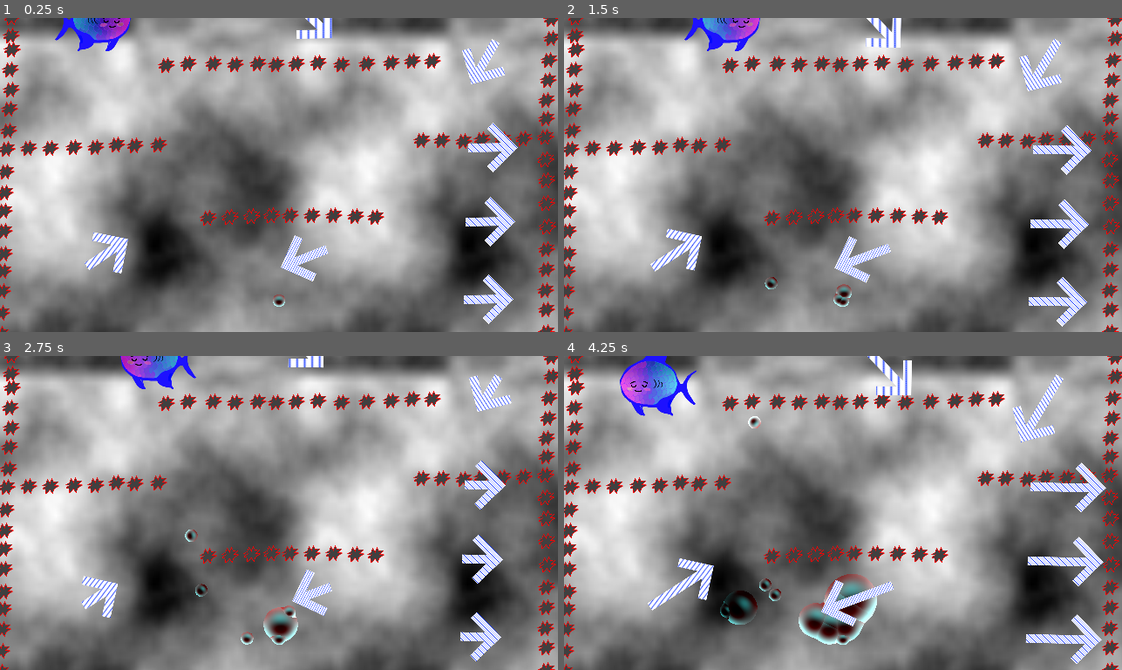
Above: before the commit, frames 1-4 (two rows, left to right).
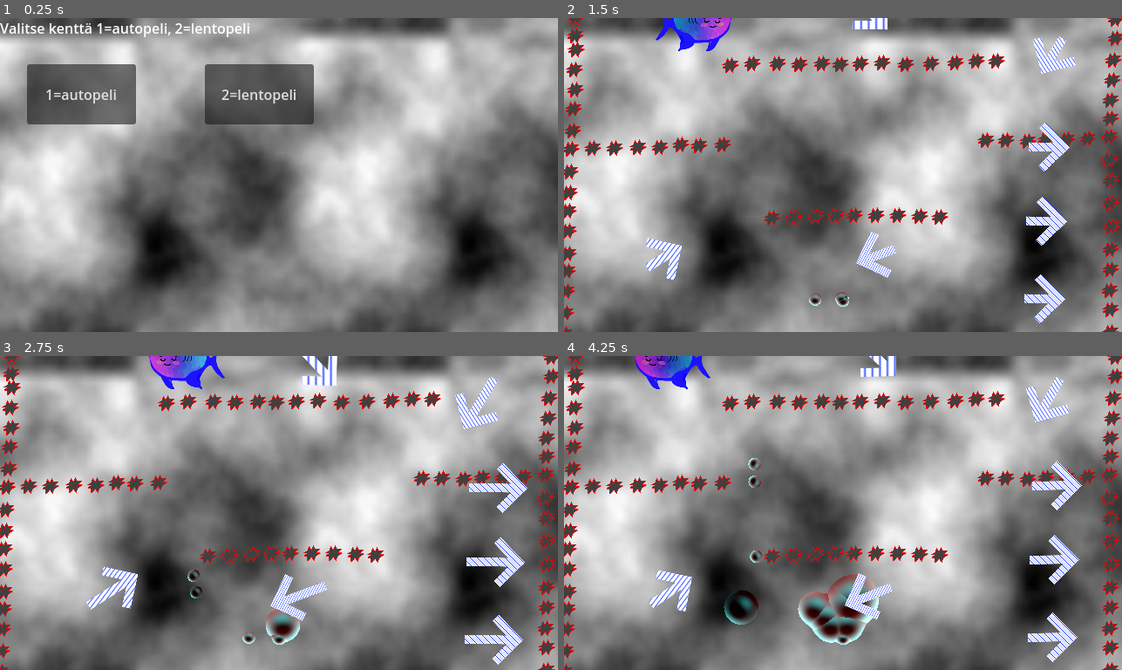
Above: after the commit, the same moments.

Repository: Raattis/ggj25
Game: Godot game, scene res://päävalikko.tscn
Same seed, same stepped clock (60 frames per second), same inputs: the game is played once before the commit and once after it. Before the commit the project starts from res://riku/maailma.tscn. The engine's default icon, where the game draws it, is replaced by a stand-in: a white triangle on a blue panel in a dark square.
Inputs (mouse positions are in pixels of both pictures, inside the frame that each line leads up to):
- Up to frame 1 (0.25 s): no input
- Up to frame 2 (1.5 s): click (647, 93) at 0.5 s, where only the run after the commit has a clickable "1=autopeli"; move the mouse to (965, 159) at 1.27 s; hold Space (launch) from 1.28 s (still down); click (965, 159) at 1.42 s
- Up to frame 3 (2.75 s): right-click (401, 497) at 1.55 s; release Space (launch) at 2 s; drag from (167, 528) to (295, 604) at 2.02 s
- Up to frame 4 (4.25 s): move the mouse to (898, 443) at 2.77 s; press the mouse at (898, 443) at 2.78 s; tap Space (launch) at 3.05 s; release the mouse at (898, 443) at 3.5 s; drag from (815, 575) to (681, 585) at 3.52 s

The runs differ from the first frame. In frame 1, 16% of the frame differs, in the area x 0-100%, y 0-100%; in frame 2, 6.9%; in frame 3, 7.1%; in frame 4, 9.0%.

Commit message:
Lento: lisää kamera

Diff:
--- /dev/null
+++ b/godot-project/kakkospeli.gd
@@ -0,0 +1,9 @@
+extends Button
+
+
+func _on_button_down():
+	get_tree().change_scene_to_file("res://tomi/flying_game.tscn")
+
+func _input(event):
+	if event.as_text() == "2":
+		_on_button_down()
--- a/godot-project/project.godot
+++ b/godot-project/project.godot
@@ -11,7 +11,7 @@
 [application]
 
 config/name="ggj25"
-run/main_scene="res://riku/maailma.tscn"
+run/main_scene="uid://brhlxk77fejkw"
 config/features=PackedStringArray("4.4", "GL Compatibility")
 config/icon="res://icon.svg"
 
@@ -65,6 +65,11 @@
 "events": [Object(InputEventMouseButton,"resource_local_to_scene":false,"resource_name":"","device":-1,"window_id":0,"a …(253 unchanged characters)…
 ]
 }
+laukaise={
+"deadzone": 0.2,
+"events": [Object(InputEventKey,"resource_local_to_scene":false,"resource_name":"","device":-1,"window_id":0,"alt_pressed":false,"shift_pressed":false,"ctrl_pressed":false,"meta_pressed":false,"pressed":false,"keycode":0,"physical_keycode":32,"key_label":0,"unicode":32,"location":0,"echo":false,"script":null)
+]
+}
 
 [physics]
 
--- /dev/null
+++ b/godot-project/päävalikko.tscn
@@ -0,0 +1,38 @@
+[gd_scene load_steps=3 format=3 uid="uid://brhlxk77fejkw"]
+
+[ext_resource type="Script" uid="uid://cdc2eyw716kn7" path="res://ykköspeli.gd" id="1_hcm2b"]
+[ext_resource type="Script" uid="uid://bevcu4pwganjw" path="res://kakkospeli.gd" id="2_j1cyy"]
+
+[node name="Päävalikko" type="Node2D"]
+
+[node name="Control" type="Control" parent="."]
+layout_mode = 3
+anchors_preset = 0
+offset_right = 40.0
+offset_bottom = 40.0
+
+[node name="Label" type="Label" parent="Control"]
+layout_mode = 0
+offset_right = 40.0
+offset_bottom = 23.0
+text = "Valitse kenttä 1=autopeli, 2=lentopeli"
+
+[node name="ykköspeli" type="Button" parent="Control"]
+layout_mode = 0
+offset_left = 31.0
+offset_top = 53.0
+offset_right = 156.0
+offset_bottom = 122.0
+text = "1=autopeli"
+script = ExtResource("1_hcm2b")
+
+[node name="kakkospeli" type="Button" parent="Control"]
+offset_left = 235.0
+offset_top = 53.0
+offset_right = 360.0
+offset_bottom = 122.0
+text = "2=lentopeli"
+script = ExtResource("2_j1cyy")
+
+[connection signal="button_down" from="Control/ykköspeli" to="Control/ykköspeli" method="_on_button_down"]
+[connection signal="button_down" from="Control/kakkospeli" to="Control/kakkospeli" method="_on_button_down"]
--- a/godot-project/riku/cluster.gd
+++ b/godot-project/riku/cluster.gd
@@ -12,7 +12,9 @@
 	if global_position.length() > 10000:
 		queue_free()
 	var view_size = get_viewport_rect().size
-	for child in get_children() as Array[Node2D]:
+	for child in get_children():
+		if child is Pääkamera:
+			continue
 		var renderer: SceneVis = scenevis.find_child("BubbleSceneRenderer")
 		renderer.push_bubble(
 			(child.global_position - view_size / 2.0) / view_size.y,
@@ -32,6 +34,12 @@
 		queue_free()
 		return
 
+	var kamera = null
+	for c in get_children():
+		if c is Pääkamera:
+			remove_child(c)
+			kamera = c
+
 	var center_of_mass_local := Vector2(0,0)
 	for child in get_children() as Array[Node2D]:
 		center_of_mass_local += child.position
@@ -39,18 +47,19 @@
 	var center_of_mass := to_global(center_of_mass_local)
 
 	if get_child_count() > 0:
-		for child in get_children() as Array[CollisionShape2D]:
+		for child in get_children():
+			child = child as CollisionShape2D
 			var dont_move := false
-			var p := child.position
+			var p = child.position
 			var candidate_position :Vector2= p + (center_of_mass_local - p).limit_length(merge_velocity)
 			var r :float= child.shape.radius
 			for b in get_children() as Array[CollisionShape2D]:
-				if child == b:
+				if b == child:
 					continue
 				var radii :float= r + child.shape.radius
 				var radii_sqrd := radii * radii
-				var dist_sqrd := (b.position - p).length_squared()
-				var new_dist_sqrd := (b.position - candidate_position).length_squared()
+				var dist_sqrd = (b.position - p).length_squared()
+				var new_dist_sqrd = (b.position - candidate_position).length_squared()
 				if dist_sqrd <= radii_sqrd and new_dist_sqrd < dist_sqrd:
 					# touching, and moving would make these closer
 					dont_move = true
@@ -79,8 +88,14 @@
 		#angular_velocity = atan2(closest_pos.y - center_of_mass.y, closest_pos.x - center_of_mass.x)
 		angular_velocity = clampf(angular_velocity, -max_angular_velocity, max_angular_velocity)
 		impulse_cooldown = 10
+	if kamera:
+		add_child(kamera)
 
 func destroy():
+	for c in get_children():
+		if c is Pääkamera:
+			remove_child(c)
+
 	for child in get_children() as Array[Node2D]:
 		child.queue_free() # TODO: Pop effect
 	queue_free()
@@ -95,9 +110,11 @@
 func find_closest_spot(pos: Vector2, radius: float) -> Vector2:
 	var closest_dist :float= INF
 	var closest_pos := Vector2(0,0)
-	for child in get_children() as Array[CollisionShape2D]:
-		var diff := (child.global_position - pos)
-		var dist := diff.length_squared()
+	for child in get_children():
+		if child is Pääkamera:
+			continue
+		var diff = (child.global_position - pos)
+		var dist = diff.length_squared()
 		if dist < closest_dist:
 			closest_dist = dist
 			closest_pos = child.global_position - diff.normalized() * ((child.shape as CircleShape2D).radius + radius)
--- a/godot-project/riku/kursori.gd
+++ b/godot-project/riku/kursori.gd
@@ -2,6 +2,7 @@
 
 @onready var target :Cluster= $"../cluster"
 @onready var uusi_kupla :Node2D= $"../uusi_kupla"
+@onready var kamera = $"../Pääkamera"
 const KUPLA_GFX := preload("res://riku/kupla_gfx.tscn")
 const KUPLA_COLL := preload("res://riku/kupla_coll.tscn")
 var cluster_parent : Node2D = null
@@ -13,6 +14,8 @@
 @export var max_angular_velocity := 10000.0
 @export var auto_launch_cooldown := 1.0
 
+@export var tee_auto_laukaisuja := true
+@export var seuraava_kamera := true
 var target_position :Vector2= Vector2(0,0)
 var was_pressd :bool= false
 var launch_cooldown :float= 0.5
@@ -25,6 +28,7 @@
 	target.global_position.y = rect.position.y + rect.size.y * 0.9
 	target.global_position.x = rect.position.x + rect.size.x * 0.5
 	target_position = target.global_position
+
 
 func _process(delta: float):
 	if not cluster_parent:
@@ -53,11 +57,14 @@
 		spawn_radius / view_size.y
 	)
 	launch_cooldown -= delta
-	if launch_cooldown < 0:
+	if launch_cooldown < 0 and tee_auto_laukaisuja:
 		launch()
 
 	if Input.is_action_pressed("move_camera"):
 		Input.get_last_mouse_velocity()
+
+	if Input.is_action_just_pressed("laukaise") and launch_cooldown < 0 :
+		launch()
 
 func launch():
 	if cluster_parent.get_child_count() > 15: # MAX CLUSTER COUNT
@@ -72,6 +79,10 @@
 	new.angular_damp = angular_damping
 	new.impulse_magnitude = impulse_magnitude
 	new.max_angular_velocity = max_angular_velocity
+	if kamera:
+		if kamera.get_parent():
+			kamera.get_parent().remove_child(kamera)
+		new.add_child(kamera)
 
 const SIIRRELTAVA = preload("res://riku/siirreltava.tscn")
 func _input(event: InputEvent):
--- /dev/null
+++ b/godot-project/tomi/flying_game.tscn
@@ -0,0 +1,310 @@
+[gd_scene load_steps=12 format=3 uid="uid://dcpki1xvxqot0"]
+
+[ext_resource type="PackedScene" uid="uid://xjwqtpiaaa4o" path="res://riku/piikki.tscn" id="1_ddaic"]
+[ext_resource type="Script" uid="uid://ctngu81qq6mn4" path="res://riku/cluster.gd" id="2_x03cg"]
+[ext_resource type="PackedScene" uid="uid://cdh1dxarb8aqr" path="res://riku/kupla_coll.tscn" id="3_vhjie"]
+[ext_resource type="PackedScene" uid="uid://daq0pfywwl0eb" path="res://riku/kupla_gfx.tscn" id="4_yfi2e"]
+[ext_resource type="PackedScene" uid="uid://dagu8ijc37k04" path="res://riku/death_plane.tscn" id="5_pj3qd"]
+[ext_resource type="PackedScene" uid="uid://c1iba0jrj8j7w" path="res://riku/win_plane.tscn" id="6_11i1e"]
+[ext_resource type="PackedScene" uid="uid://dafehync2qrhk" path="res://riku/kursori.tscn" id="7_ibo5b"]
+[ext_resource type="PackedScene" uid="uid://pibjdynkpeer" path="res://vesa/poks.tscn" id="8_7oywc"]
+[ext_resource type="PackedScene" uid="uid://c6xc05f84igpk" path="res://vesa/virtanen.tscn" id="9_13je0"]
+[ext_resource type="PackedScene" uid="uid://b684m0s4us8kb" path="res://vesa/kalanen.tscn" id="10_lfb6w"]
+[ext_resource type="Script" uid="uid://cqy8kuxkc4q3y" path="res://tomi/pääkamera.gd" id="11_5gb5r"]
+
+[node name="maailma" type="Node2D"]
+
+[node name="esteet" type="Node" parent="."]
+
+[node name="piikki" parent="esteet" instance=ExtResource("1_ddaic")]
+position = Vector2(340, 53)
+
+[node name="piikki2" parent="esteet" instance=ExtResource("1_ddaic")]
+position = Vector2(317, 54)
+
+[node name="piikki35" parent="esteet" instance=ExtResource("1_ddaic")]
+position = Vector2(296, 53)
+
+[node name="piikki36" parent="esteet" instance=ExtResource("1_ddaic")]
+position = Vector2(270, 54)
+
+[node name="piikki37" parent="esteet" instance=ExtResource("1_ddaic")]
+position = Vector2(245, 53)
+
+[node name="piikki38" parent="esteet" instance=ExtResource("1_ddaic")]
+position = Vector2(216, 53)
+
+[node name="piikki39" parent="esteet" instance=ExtResource("1_ddaic")]
+position = Vector2(191, 55)
+
+[node name="piikki3" parent="esteet" instance=ExtResource("1_ddaic")]
+position = Vector2(449, 52)
+
+[node name="piikki7" parent="esteet" instance=ExtResource("1_ddaic")]
+position = Vector2(421, 53)
+
+[node name="piikki10" parent="esteet" instance=ExtResource("1_ddaic")]
+position = Vector2(264, 229)
+
+[node name="piikki11" parent="esteet" instance=ExtResource("1_ddaic")]
+position = Vector2(289, 228)
+
+[node name="piikki12" parent="esteet" instance=ExtResource("1_ddaic")]
+position = Vector2(312, 227)
+
+[node name="piikki13" parent="esteet" instance=ExtResource("1_ddaic")]
+position = Vector2(333, 227)
+
+[node name="piikki14" parent="esteet" instance=ExtResource("1_ddaic")]
+position = Vector2(358, 227)
+
+[node name="piikki15" parent="esteet" instance=ExtResource("1_ddaic")]
+position = Vector2(383, 227)
+
+[node name="piikki16" parent="esteet" instance=ExtResource("1_ddaic")]
+position = Vector2(408, 228)
+
+[node name="piikki17" parent="esteet" instance=ExtResource("1_ddaic")]
+position = Vector2(239, 230)
+
+[node name="piikki18" parent="esteet" instance=ExtResource("1_ddaic")]
+position = Vector2(431, 229)
+
+[node name="piikki19" parent="esteet" instance=ExtResource("1_ddaic")]
+position = Vector2(626, 137)
+
+[node name="piikki60" parent="esteet" instance=ExtResource("1_ddaic")]
+position = Vector2(627, 116)
+
+[node name="piikki61" parent="esteet" instance=ExtResource("1_ddaic")]
+position = Vector2(627, 95)
+
+[node name="piikki62" parent="esteet" instance=ExtResource("1_ddaic")]
+position = Vector2(629, 72)
+
+[node name="piikki63" parent="esteet" instance=ExtResource("1_ddaic")]
+position = Vector2(630, 49)
+
+[node name="piikki64" parent="esteet" instance=ExtResource("1_ddaic")]
+position = Vector2(633, 24)
+
+[node name="piikki65" parent="esteet" instance=ExtResource("1_ddaic")]
+position = Vector2(633, 2)
+
+[node name="piikki66" parent="esteet" instance=ExtResource("1_ddaic")]
+position = Vector2(633, 2)
+
+[node name="piikki40" parent="esteet" instance=ExtResource("1_ddaic")]
+position = Vector2(626, 163)
+
+[node name="piikki41" parent="esteet" instance=ExtResource("1_ddaic")]
+position = Vector2(627, 187)
+
+[node name="piikki42" parent="esteet" instance=ExtResource("1_ddaic")]
+position = Vector2(627, 213)
+
+[node name="piikki43" parent="esteet" instance=ExtResource("1_ddaic")]
+position = Vector2(628, 240)
+
+[node name="piikki44" parent="esteet" instance=ExtResource("1_ddaic")]
+position = Vector2(627, 266)
+
+[node name="piikki45" parent="esteet" instance=ExtResource("1_ddaic")]
+position = Vector2(627, 289)
+
+[node name="piikki46" parent="esteet" instance=ExtResource("1_ddaic")]
+position = Vector2(626, 313)
+
+[node name="piikki47" parent="esteet" instance=ExtResource("1_ddaic")]
+position = Vector2(627, 335)
+
+[node name="piikki48" parent="esteet" instance=ExtResource("1_ddaic")]
+position = Vector2(627, 361)
+
+[node name="piikki49" parent="esteet" instance=ExtResource("1_ddaic")]
+position = Vector2(627, 361)
+
+[node name="piikki20" parent="esteet" instance=ExtResource("1_ddaic")]
+position = Vector2(601, 139)
+
+[node name="piikki21" parent="esteet" instance=ExtResource("1_ddaic")]
+position = Vector2(577, 140)
+
+[node name="piikki22" parent="esteet" instance=ExtResource("1_ddaic")]
+position = Vector2(553, 140)
+
+[node name="piikki23" parent="esteet" instance=ExtResource("1_ddaic")]
+position = Vector2(532, 142)
+
+[node name="piikki24" parent="esteet" instance=ExtResource("1_ddaic")]
+position = Vector2(507, 141)
+
+[node name="piikki25" parent="esteet" instance=ExtResource("1_ddaic")]
+position = Vector2(484, 141)
+
+[node name="piikki26" parent="esteet" instance=ExtResource("1_ddaic")]
+position = Vector2(182, 146)
+
+[node name="piikki27" parent="esteet" instance=ExtResource("1_ddaic")]
+position = Vector2(155, 147)
+
+[node name="piikki28" parent="esteet" instance=ExtResource("1_ddaic")]
+position = Vector2(134, 146)
+
+[node name="piikki29" parent="esteet" instance=ExtResource("1_ddaic")]
+position = Vector2(110, 149)
+
+[node name="piikki30" parent="esteet" instance=ExtResource("1_ddaic")]
+position = Vector2(85, 149)
+
+[node name="piikki31" parent="esteet" instance=ExtResource("1_ddaic")]
+position = Vector2(58, 150)
+
+[node name="piikki32" parent="esteet" instance=ExtResource("1_ddaic")]
+position = Vector2(33, 150)
+
+[node name="piikki33" parent="esteet" instance=ExtResource("1_ddaic")]
+position = Vector2(8, 151)
+
+[node name="piikki34" parent="esteet" instance=ExtResource("1_ddaic")]
+position = Vector2(8, 151)
+
+[node name="piikki67" parent="esteet" instance=ExtResource("1_ddaic")]
+position = Vector2(10, 130)
+
+[node name="piikki68" parent="esteet" instance=ExtResource("1_ddaic")]
+position = Vector2(11, 105)
+
+[node name="piikki69" parent="esteet" instance=ExtResource("1_ddaic")]
+position = Vector2(13, 83)
+
+[node name="piikki70" parent="esteet" instance=ExtResource("1_ddaic")]
+position = Vector2(12, 60)
+
+[node name="piikki71" parent="esteet" instance=ExtResource("1_ddaic")]
+position = Vector2(14, 37)
+
+[node name="piikki72" parent="esteet" instance=ExtResource("1_ddaic")]
+position = Vector2(14, 37)
+
+[node name="piikki73" parent="esteet" instance=ExtResource("1_ddaic")]
+position = Vector2(13, 21)
+
+[node name="piikki74" parent="esteet" instance=ExtResource("1_ddaic")]
+position = Vector2(14, 0)
+
+[node name="piikki75" parent="esteet" instance=ExtResource("1_ddaic")]
+position = Vector2(14, 0)
+
+[node name="piikki50" parent="esteet" instance=ExtResource("1_ddaic")]
+position = Vector2(7, 177)
+
+[node name="piikki51" parent="esteet" instance=ExtResource("1_ddaic")]
+position = Vector2(6, 201)
+
+[node name="piikki52" parent="esteet" instance=ExtResource("1_ddaic")]
+position = Vector2(5, 222)
+
+[node name="piikki53" parent="esteet" instance=ExtResource("1_ddaic")]
+position = Vector2(5, 245)
+
+[node name="piikki54" parent="esteet" instance=ExtResource("1_ddaic")]
+position = Vector2(5, 271)
+
+[node name="piikki55" parent="esteet" instance=ExtResource("1_ddaic")]
+position = Vector2(4, 291)
+
+[node name="piikki56" parent="esteet" instance=ExtResource("1_ddaic")]
+position = Vector2(3, 314)
+
+[node name="piikki57" parent="esteet" instance=ExtResource("1_ddaic")]
+position = Vector2(2, 339)
+
+[node name="piikki58" parent="esteet" instance=ExtResource("1_ddaic")]
+position = Vector2(1, 363)
+
+[node name="piikki59" parent="esteet" instance=ExtResource("1_ddaic")]
+position = Vector2(1, 363)
+
+[node name="piikki8" parent="esteet" instance=ExtResource("1_ddaic")]
+position = Vector2(392, 54)
+
+[node name="piikki9" parent="esteet" instance=ExtResource("1_ddaic")]
+position = Vector2(365, 52)
+
+[node name="piikki4" parent="esteet" instance=ExtResource("1_ddaic")]
+position = Vector2(496, 50)
+
+[node name="piikki6" parent="esteet" instance=ExtResource("1_ddaic")]
+position = Vector2(473, 50)
+
+[node name="piikki5" parent="esteet" instance=ExtResource("1_ddaic")]
+position = Vector2(929, 207)
+
+[node name="cluster" type="RigidBody2D" parent="."]
+position = Vector2(572, 590)
+collision_mask = 0
+gravity_scale = 0.0
+continuous_cd = 2
+contact_monitor = true
+max_contacts_reported = 10
+script = ExtResource("2_x03cg")
+
+[node name="kupla_coll" parent="cluster" instance=ExtResource("3_vhjie")]
+script = null
+
+[node name="kupla_gfx" parent="cluster/kupla_coll" instance=ExtResource("4_yfi2e")]
+self_modulate = Color(1, 1, 1, 1)
+position = Vector2(-250, -266)
+
+[node name="death_plane" parent="." instance=ExtResource("5_pj3qd")]
+position = Vector2(-71, 322)
+scale = Vector2(1, 5.53272)
+
+[node name="death_plane2" parent="." instance=ExtResource("5_pj3qd")]
+position = Vector2(1225, 325)
+scale = Vector2(1, 5.53272)
+
+[node name="win_plane" parent="." instance=ExtResource("6_11i1e")]
+position = Vector2(368, -105)
+scale = Vector2(10, 1)
+
+[node name="uusi_kupla" type="Node2D" parent="."]
+
+[node name="kupla_gfx" parent="uusi_kupla" instance=ExtResource("4_yfi2e")]
+self_modulate = Color(1, 1, 1, 1)
+position = Vector2(-175, -61)
+
+[node name="kursori" parent="." instance=ExtResource("7_ibo5b")]
+position = Vector2(378, -80)
+tee_auto_laukaisuja = false
+
+[node name="poks" parent="." instance=ExtResource("8_7oywc")]
+visible = false
+position = Vector2(572, 590)
+
+[node name="death_plane3" parent="." instance=ExtResource("5_pj3qd")]
+position = Vector2(-71, 322)
+scale = Vector2(1, 5.53272)
+
+[node name="death_plane4" parent="." instance=ExtResource("5_pj3qd")]
+position = Vector2(373, -202)
+scale = Vector2(24.1192, 0.469113)
+
+[node name="vittu viratanne" parent="." instance=ExtResource("9_13je0")]
+position = Vector2(129, 260)
+rotation = -0.582529
+scale = Vector2(0.175746, 0.0923746)
+
+[node name="the virtanen" parent="." instance=ExtResource("9_13je0")]
+position = Vector2(339, 284)
+rotation = 2.80721
+scale = Vector2(0.137064, 0.090799)
+
+[node name="the kalanen" parent="." instance=ExtResource("10_lfb6w")]
+
+[node name="Pääkamera" type="Camera2D" parent="."]
+position_smoothing_enabled = true
+script = ExtResource("11_5gb5r")
+
+[connection signal="body_entered" from="cluster" to="cluster" method="_on_body_entered"]
--- /dev/null
+++ b/godot-project/tomi/pääkamera.gd
@@ -0,0 +1,6 @@
+extends Camera2D
+
+class_name Pääkamera
+
+var follow_the_main_kupla = true
+var päähahmo = null
--- a/godot-project/vesa/poks.gd
+++ b/godot-project/vesa/poks.gd
@@ -1,7 +1,12 @@
 extends Sprite2D
+class_name Poks
+
+
 var passed_time = 0
 var duration = 0.05;
 var frame_duration = duration / 4.0;
+
+
 func _ready():
 	pass
 
--- /dev/null
+++ b/godot-project/ykköspeli.gd
@@ -0,0 +1,9 @@
+extends Button
+
+
+func _on_button_down():
+	get_tree().change_scene_to_file("res://riku/maailma.tscn")
+
+func _input(event):
+	if event.as_text() == "1":
+		_on_button_down()
Not shown, added: godot-project/kakkospeli.gd.uid
Not shown, added: godot-project/tomi/pääkamera.gd.uid
Not shown, added: godot-project/ykköspeli.gd.uid
Not shown, added: ggj2025/piikkiii.png.import
Not shown, added: ggj2025/poks.png.import
